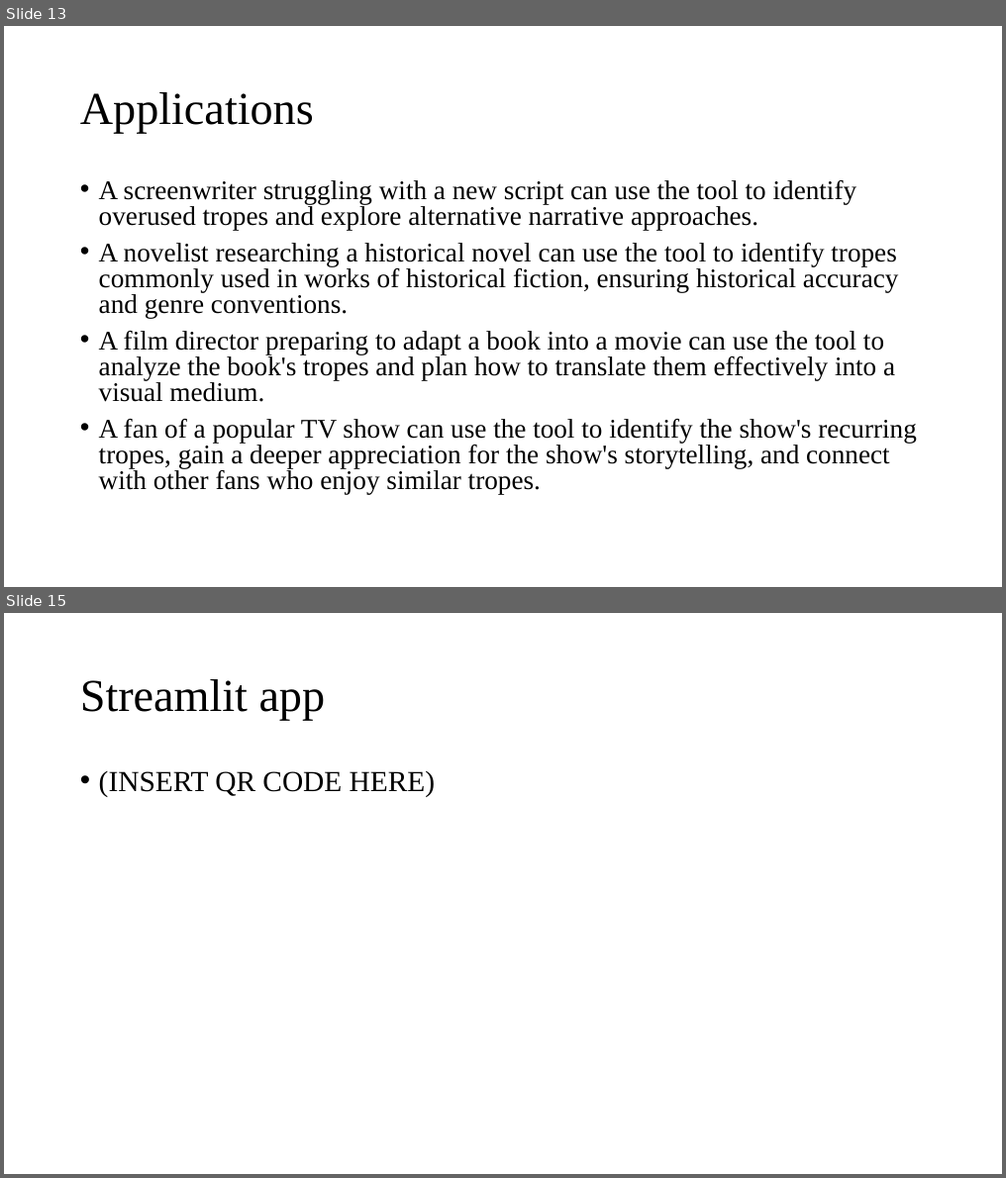
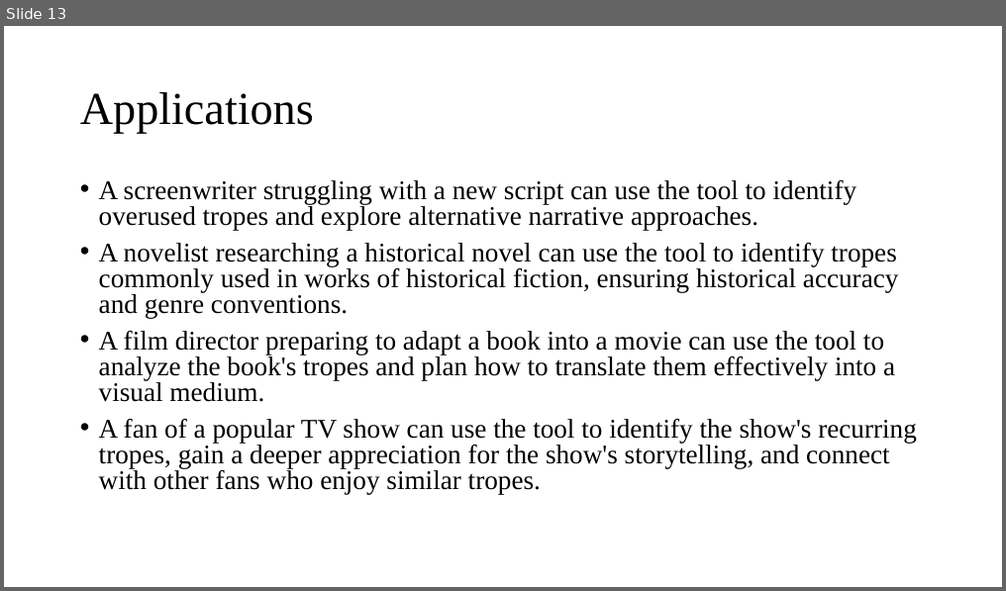
Before and after one commit to ivanchanzhengyang/Media-Trope-Scanner, a slide deck: Unveiling Tropes.pptx. Shown one above the other, each under a label of ours: slides 13 and 15 before the commit, slide 13 after it; the slides between them are not shown. The pictures are 1006x1178 and 1006x591 pixels, drawn with LibreOffice and Linux fonts; fonts in the diff are those of the drawing; background and template pictures are left out. Boxes give left, top, right and bottom in pixels: in the first picture for what was removed or moved away, otherwise in the second. Text is boxed around its words. In the diff, an @@ line names an element or a change of style, - is before the commit and + after.

```diff
--- a/Unveiling Tropes.pptx
+++ b/Unveiling Tropes.pptx
@@ slide 15 removed at <box>4,613,1002,1174</box>, background #FFFFFF @@
@@ title removed at <box>80,679,326,721</box> @@
-Streamlit app
@@ text removed at <box>99,771,435,797</box> @@
-• (INSERT QR CODE HERE)
```
Also in this commit, not shown: 3 slides changed, 4 slides added, 1 other slide removed, 47 other files.
